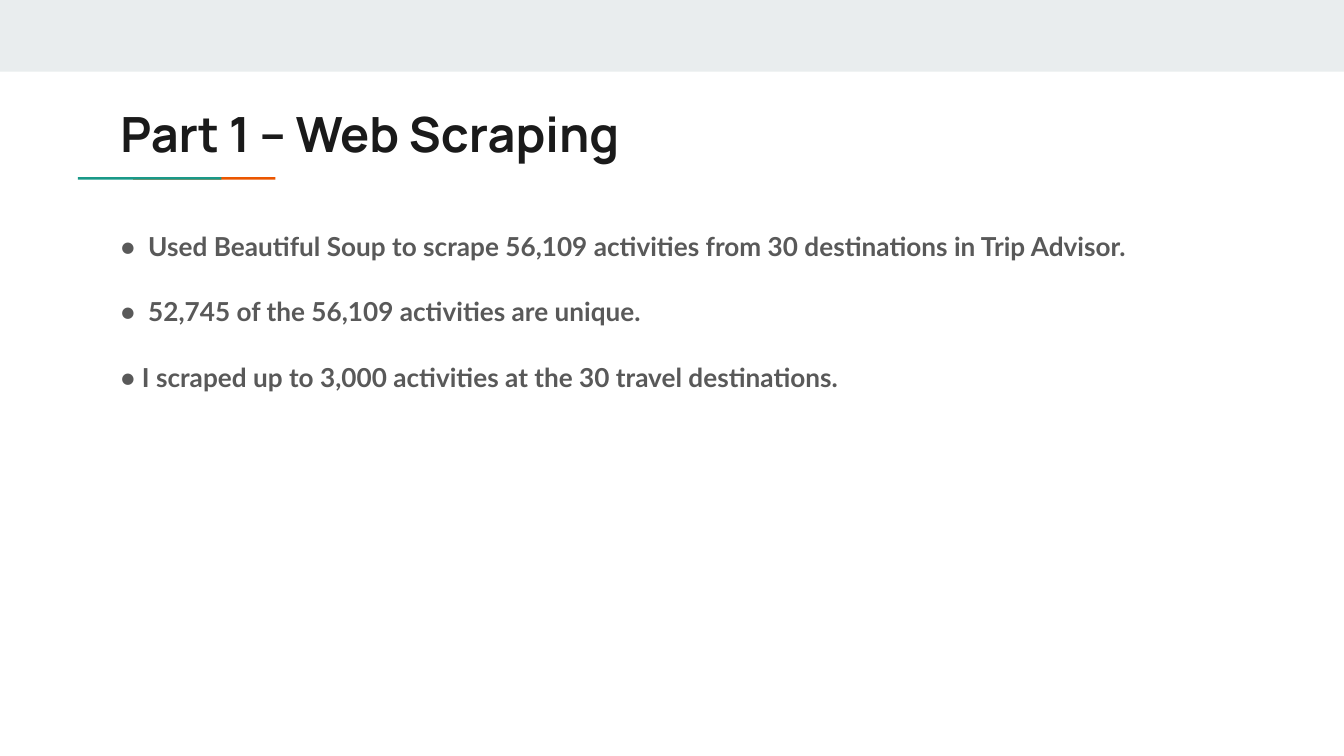
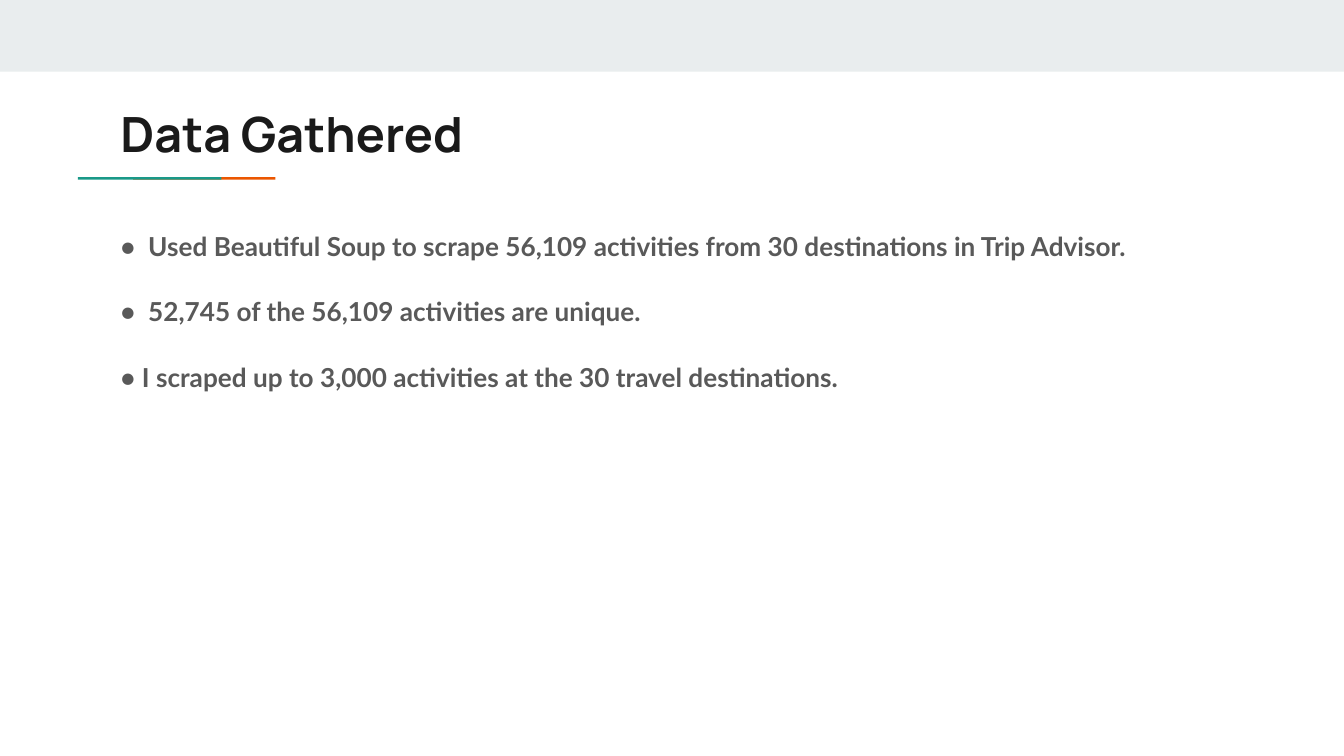
Before and after one commit to matthewshawnkehoe/Data-Science-Projects, a slide deck: slide 5 of Capstone Projects/Final_Capstone_NLP_Search_Recommendation/Recommender_System_Trip_Advisor.pptx (slide 4 before the commit). Drawn at 1344x756 pixels with LibreOffice and Linux fonts; fonts in the diff are those of the drawing. Boxes give left, top, right and bottom in pixels: in the first picture for what was removed or moved away, otherwise in the second. Text is boxed around its words. In the diff, an @@ line names an element or a change of style, - is before the commit and + after.

```diff
--- a/Capstone Projects/Final_Capstone_NLP_Search_Recommendation/Recommender_System_Trip_Advisor.pptx
+++ b/Capstone Projects/Final_Capstone_NLP_Search_Recommendation/Recommender_System_Trip_Advisor.pptx
@@ title at (120,116,463,153): text changed @@
-Part 1 – Web Scraping
+Data Gathered
```
Also in this commit, not shown: 1 other slide changed, 13 slides added.
